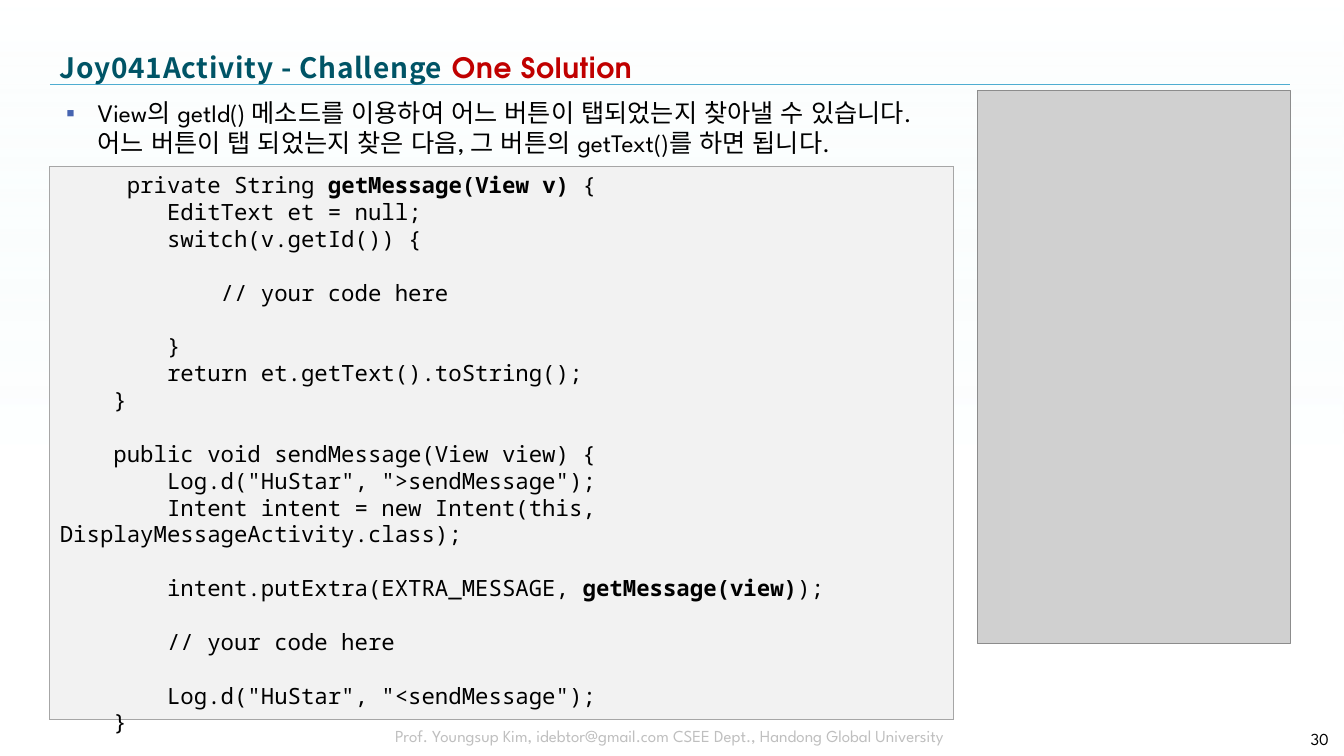
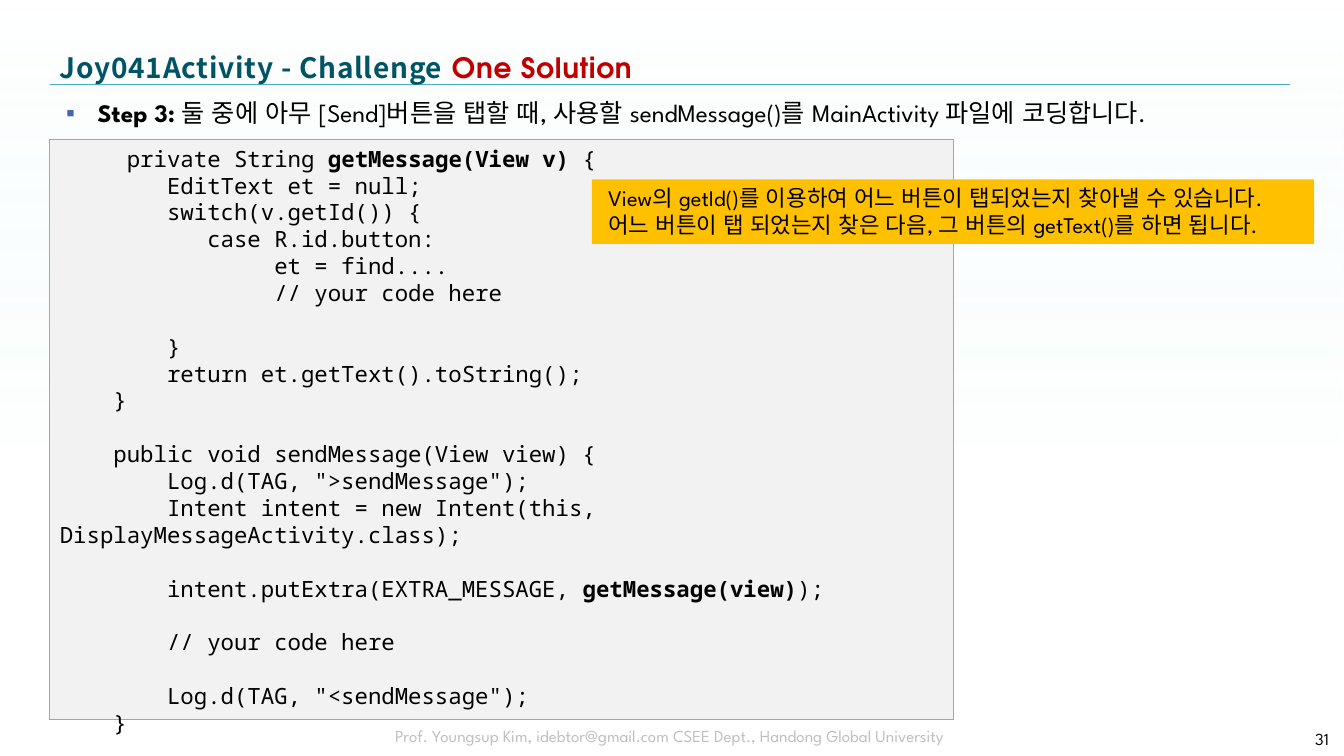
Before and after one commit to tae7841/HuStarAS, a slide deck: slide 31 of ppts/04Activity.pptx (slide 30 before the commit). Drawn at 1344x756 pixels with LibreOffice and Linux fonts; fonts in the diff are those of the drawing; grey boxes stand for pictures; background and template pictures are left out. Boxes give left, top, right and bottom in pixels: in the first picture for what was removed or moved away, otherwise in the second. Text is boxed around its words. In the diff, an @@ line names an element or a change of style, - is before the commit and + after.

```diff
--- a/ppts/04Activity.pptx
+++ b/ppts/04Activity.pptx
@@ text at [98, 101, 1146, 128]: text changed @@
-▪ View의 getId() 메소드를 이용하여 어느 버튼이 탭되었는지 찾아낼 수 있습니다.
-  어느 버튼이 탭 되었는지 찾은 다음, 그 버튼의 getText()를 하면 됩니다.
+▪ Step 3: 둘 중에 아무 [Send]버튼을 탭할 때, 사용할 sendMessage()를 MainActivity 파일에 코딩합니다.
@@ picture removed at [978, 91, 1291, 644] @@
@@ rectangle "private String getMessage(View v) {": place and size @@
-rectangle "private String getMessage(View v) {" at [50, 166, 954, 720]
+rectangle "private String getMessage(View v) {" at [50, 140, 954, 721]
@@ rectangle added at [592, 179, 1315, 244], fill #FFC000, 16 pt, text #000000 @@
+View의 getId()를 이용하여 어느 버튼이 탭되었는지 찾아낼 수 있습니다.
+어느 버튼이 탭 되었는지 찾은 다음, 그 버튼의 getText()를 하면 됩니다.
@@ text in rectangle at [207, 230, 448, 275]: paragraphs added @@
+case R.id.button:
+et = find....
@@ text in rectangle at [167, 472, 528, 495]: text changed @@
-Log.d("HuStar", ">sendMessage");
+Log.d(TAG, ">sendMessage");
@@ text in rectangle at [167, 687, 528, 710]: text changed @@
-Log.d("HuStar", "<sendMessage");
+Log.d(TAG, "<sendMessage");
@@ page number at [1315, 733, 1329, 745]: text changed @@
-30
+31
```
Also in this commit, not shown: 1 other slide changed, 1 slide added.
